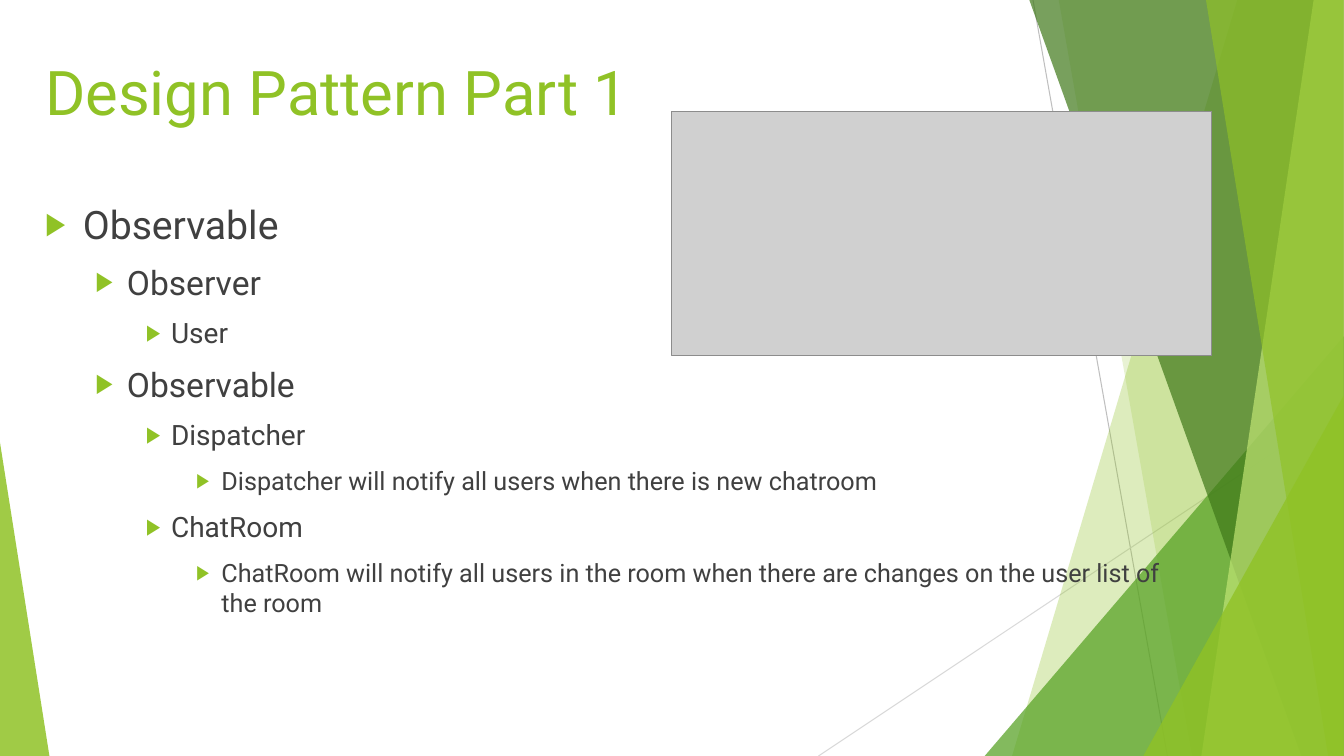
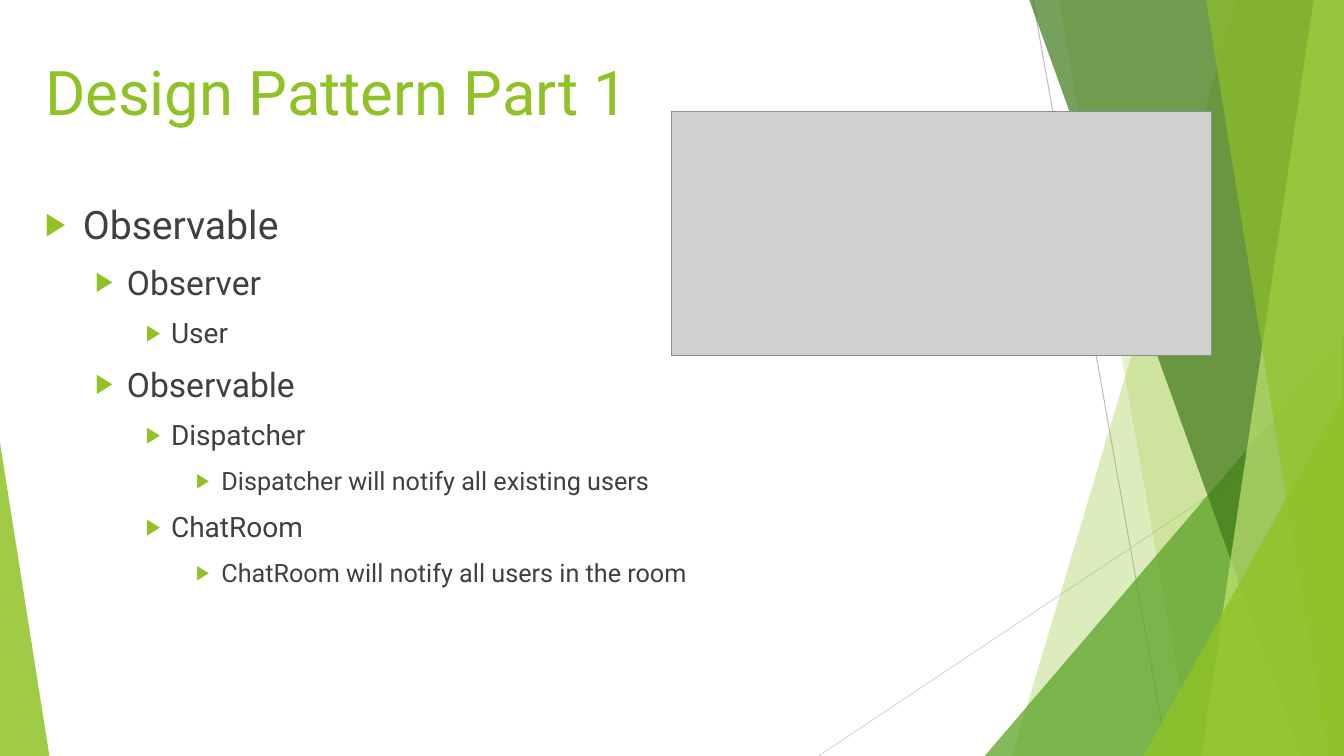
Before and after one commit to pourplusquoi/chatapp, a slide deck: slide 15 of src/main/resources/ChatApp API.pptx. Drawn at 1344x756 pixels with LibreOffice and Linux fonts; fonts in the diff are those of the drawing; grey boxes stand for pictures. Boxes give left, top, right and bottom in pixels: in the first picture for what was removed or moved away, otherwise in the second. Text is boxed around its words. In the diff, an @@ line names an element or a change of style, - is before the commit and + after.

```diff
--- a/src/main/resources/ChatApp API.pptx
+++ b/src/main/resources/ChatApp API.pptx
@@ text at (x1=221, y1=471, x2=649, y2=496): text changed @@
-      ▶ Dispatcher will notify all users when there is new chatroom
+      ▶ Dispatcher will notify all existing users
@@ text at (x1=221, y1=563, x2=686, y2=588): text changed @@
-      ▶ ChatRoom will notify all users in the room when there are changes on the user list of the room
+      ▶ ChatRoom will notify all users in the room
```
Also in this commit, not shown: 5 other slides changed, 2 other files.
